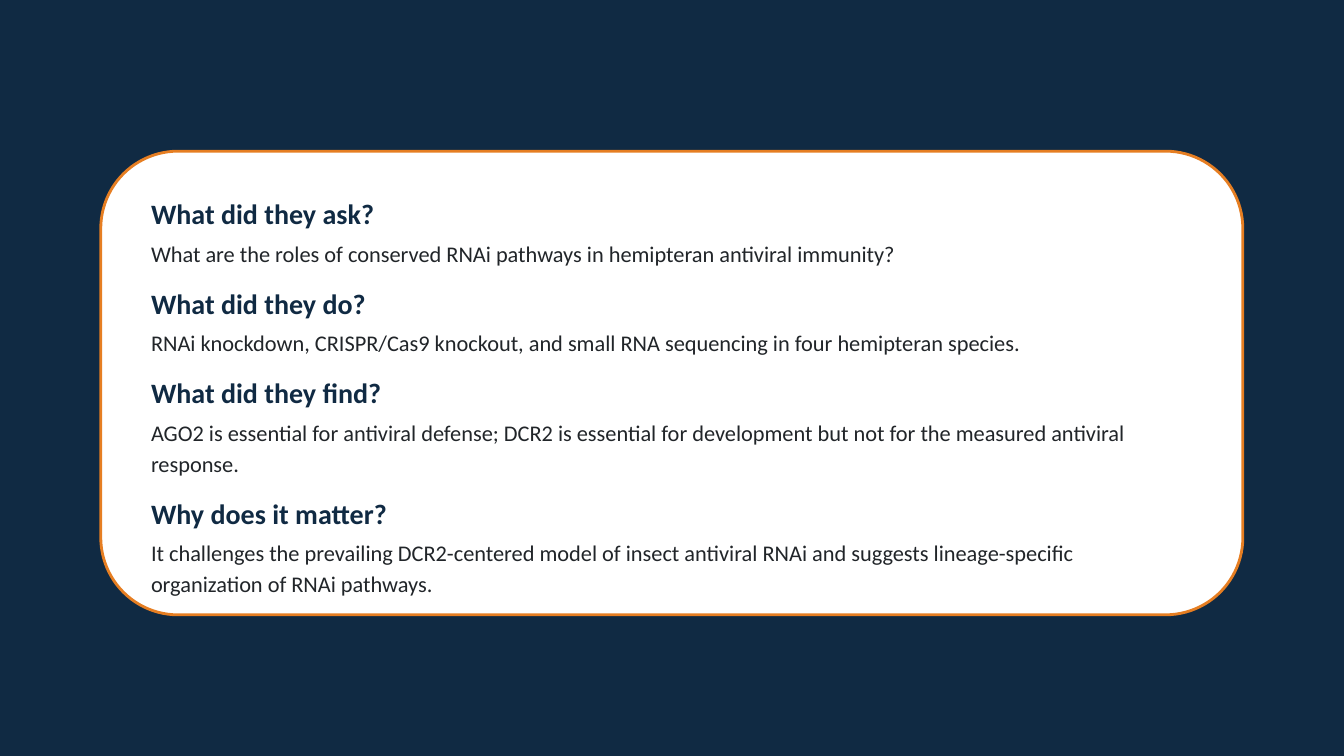
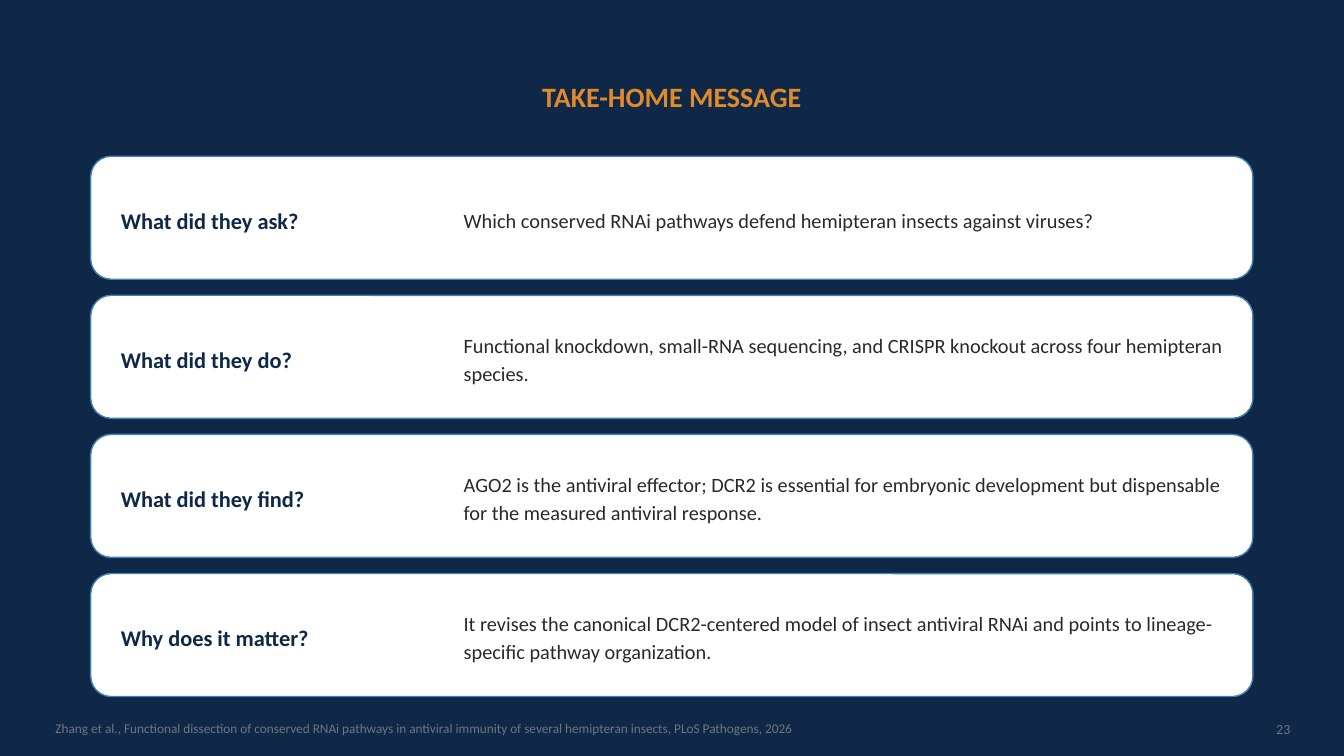
Before and after one commit to David-Mwania/Mwania-Project, a slide deck: slide 23 of Mwania Project/RNAi_Hemiptera_Presentation.pptx (slide 16 before the commit). Drawn at 1344x756 pixels with LibreOffice and Linux fonts; fonts in the diff are those of the drawing. Boxes give left, top, right and bottom in pixels: in the first picture for what was removed or moved away, otherwise in the second. Text is boxed around its words. In the diff, an @@ line names an element or a change of style, - is before the commit and + after.

```diff
--- a/Mwania Project/RNAi_Hemiptera_Presentation.pptx
+++ b/Mwania Project/RNAi_Hemiptera_Presentation.pptx
@@ rectangle at [0,0,1344,756]: fill #102A43 to #0F2847; shadow off @@
@@ text added at [542,88,801,107], 20 pt, text #E08A2B, bold @@
+TAKE-HOME MESSAGE
@@ rounded rectangle added at [91,156,1253,279], fill #FFFFFF, outline #4281B5 1 pt @@
@@ text removed at [151,204,1124,596] @@
-What did they ask?
-What are the roles of conserved RNAi pathways in hemipteran antiviral immunity?
-What did they do?
-RNAi knockdown, CRISPR/Cas9 knockout, and small RNA sequencing in four hemipteran species.
-What did they find?
-AGO2 is essential for antiviral defense; DCR2 is essential for development but not for the measured antiviral response.
-Why does it matter?
-It challenges the prevailing DCR2-centered model of insect antiviral RNAi and suggests lineage-specific organization of RNAi pathways.
@@ text added at [121,213,299,233], 16 pt, text #0F2847, bold @@
+What did they ask?
@@ text added at [464,214,1093,232], 14.5 pt, text #262A30 @@
+Which conserved RNAi pathways defend hemipteran insects against viruses?
@@ rounded rectangle: place and size @@
-rounded rectangle at [101,151,1243,615]
+rounded rectangle at [91,295,1253,418]
@@ rounded rectangle at [91,295,1253,418]: outline #E67E22 2 pt to #4281B5 1 pt @@
@@ text added at [121,352,292,372], 16 pt, text #0F2847, bold @@
+What did they do?
@@ text added at [464,339,1222,385], 14.5 pt, text #262A30 @@
+Functional knockdown, small-RNA sequencing, and CRISPR knockout across four hemipteran species.
@@ rounded rectangle added at [91,435,1253,558], fill #FFFFFF, outline #4281B5 1 pt @@
@@ text added at [464,478,1220,524], 14.5 pt, text #262A30 @@
+AGO2 is the antiviral effector; DCR2 is essential for embryonic development but dispensable for the measured antiviral response.
@@ text added at [121,491,305,511], 16 pt, text #0F2847, bold @@
+What did they find?
@@ rounded rectangle added at [91,574,1253,697], fill #FFFFFF, outline #4281B5 1 pt @@
@@ text added at [464,617,1212,663], 14.5 pt, text #262A30 @@
+It revises the canonical DCR2-centered model of insect antiviral RNAi and points to lineage-specific pathway organization.
@@ text added at [121,630,309,650], 16 pt, text #0F2847, bold @@
+Why does it matter?
@@ text added at [55,724,792,735], 9.5 pt, text #6E7680 @@
+Zhang et al., Functional dissection of conserved RNAi pathways in antiviral immunity of several hemipteran insects, PLoS Pathogens, 2026
@@ text added at [1276,725,1290,734], 10 pt, text #6E7680 @@
+23
```
Also in this commit, not shown: 2 other slides changed, 21 slides added, 13 slides removed, 1 other file.
